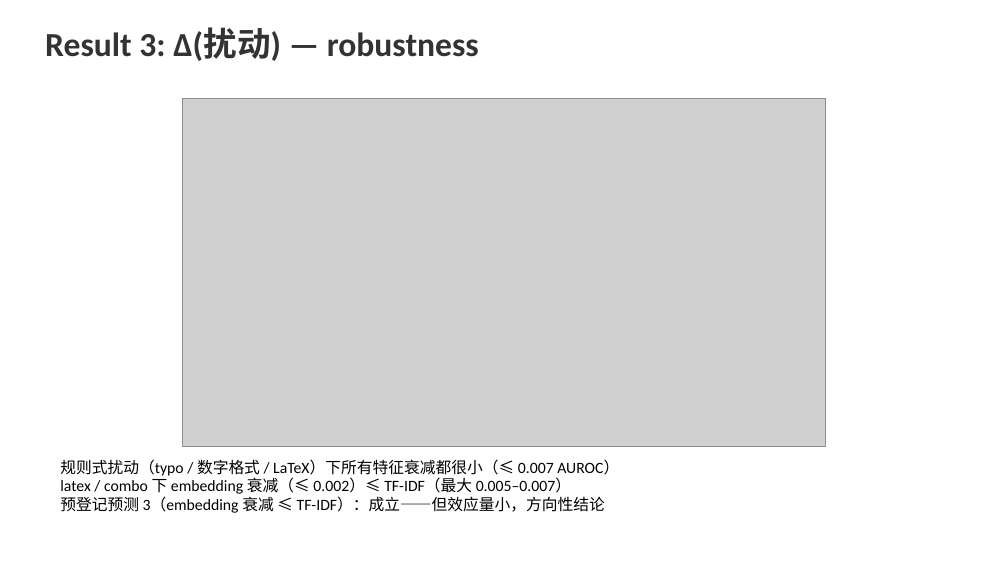
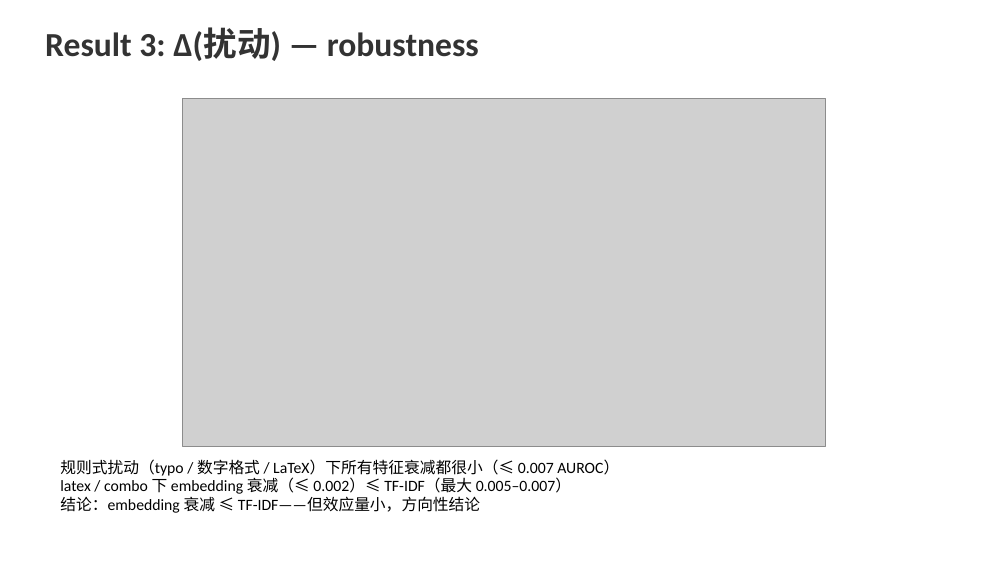
Before and after one commit to FauReam/text-monitor-436, a slide deck: slide 8 of slides/final.pptx. Drawn at 1008x567 pixels with LibreOffice and Linux fonts; fonts in the diff are those of the drawing; grey boxes stand for pictures. Boxes give left, top, right and bottom in pixels: in the first picture for what was removed or moved away, otherwise in the second. Text is boxed around its words. In the diff, an @@ line names an element or a change of style, - is before the commit and + after.

Commit message:
按得分点口径精简：移除全部预登记内容（非得分点）；one-pager 更新为 v2 最终结果（三轴完成：同分布 Δ 负、迁移 +0.020、扰动 ≤0.007）

```diff
--- a/slides/final.pptx
+++ b/slides/final.pptx
@@ text at (x1=60, y1=496, x2=480, y2=513): text changed @@
-预登记预测 3（embedding 衰减 ≤ TF-IDF）：成立——但效应量小，方向性结论
+结论：embedding 衰减 ≤ TF-IDF——但效应量小，方向性结论
```
Also in this commit, not shown: 3 other slides changed, 6 other files.
